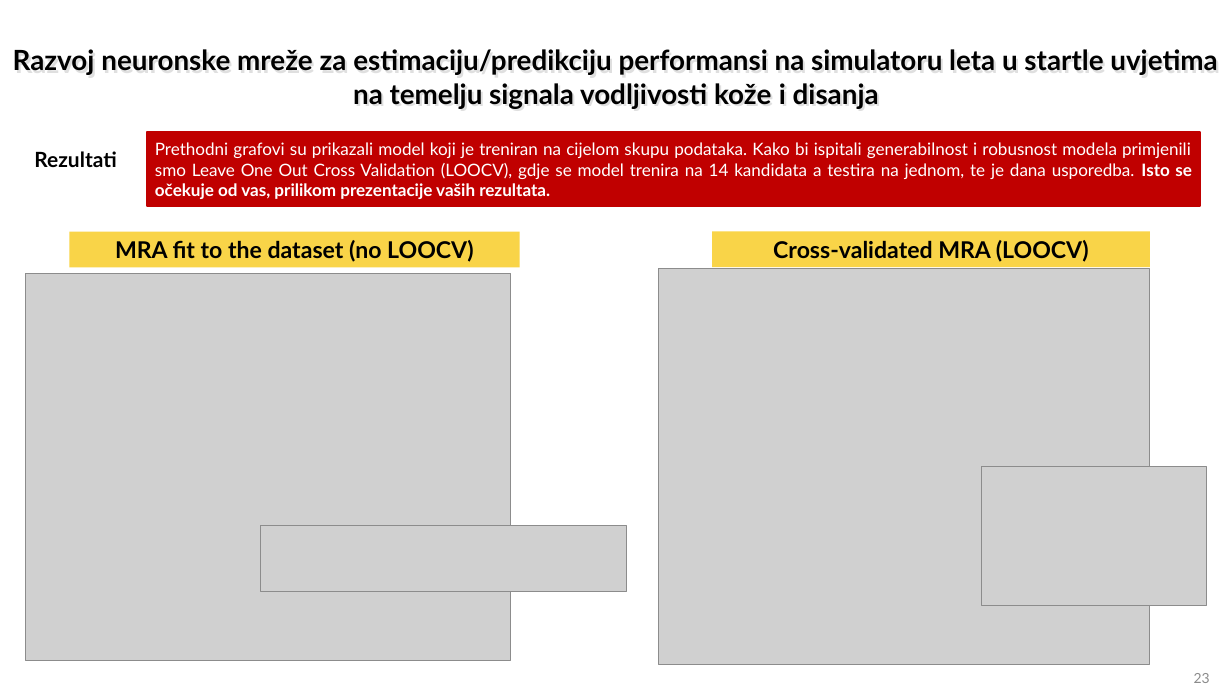
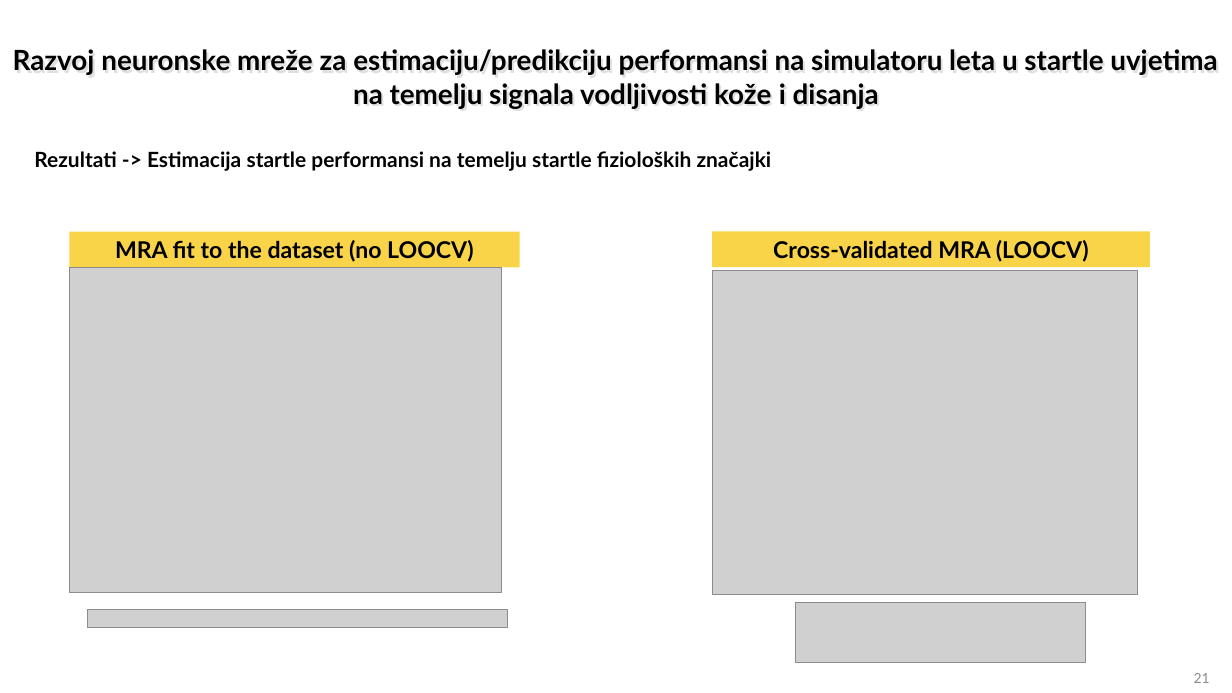
Before and after one commit to florijan127/ost_seminar, a slide deck: slide 21 of OST_2024-25_Predlozak za prakticni seminarski rad_Web (1).pptx (slide 23 before the commit). Drawn at 1232x693 pixels with LibreOffice and Linux fonts; fonts in the diff are those of the drawing; grey boxes stand for pictures. Boxes give left, top, right and bottom in pixels: in the first picture for what was removed or moved away, otherwise in the second. Text is boxed around its words. In the diff, an @@ line names an element or a change of style, - is before the commit and + after.

Commit message:
add pictures last three slides

```diff
--- a/OST_2024-25_Predlozak za prakticni seminarski rad_Web (1).pptx
+++ b/OST_2024-25_Predlozak za prakticni seminarski rad_Web (1).pptx
@@ rectangle removed at [147, 132, 1200, 206] @@
-Prethodni grafovi su prikazali model koji je treniran na cijelom skupu podataka. Kako bi ispitali generabilnost i robusnost modela primjenili smo Leave One Out Cross Validation (LOOCV), gdje se model trenira na 14 kandidata a testira na jednom, te je dana usporedba. Isto se očekuje od vas, prilikom prezentacije vaših rezultata.
@@ text at [34, 151, 772, 171]: text changed @@
-Rezultati
+Rezultati -> Estimacija startle performansi na temelju startle fizioloških značajki
@@ picture: place and size @@
-picture at [26, 273, 511, 660]
+picture at [69, 267, 501, 592]
@@ picture: place and size @@
-picture at [658, 269, 1150, 665]
+picture at [712, 271, 1138, 595]
@@ picture removed at [982, 467, 1206, 605] @@
@@ picture removed at [261, 526, 627, 592] @@
@@ picture added at [88, 609, 507, 628] @@
@@ picture added at [795, 602, 1086, 662] @@
@@ page number at [1194, 673, 1210, 683]: text changed @@
-23
+21
```
Also in this commit, not shown: 1 other slide changed, 1 slide added, 1 slide removed.
